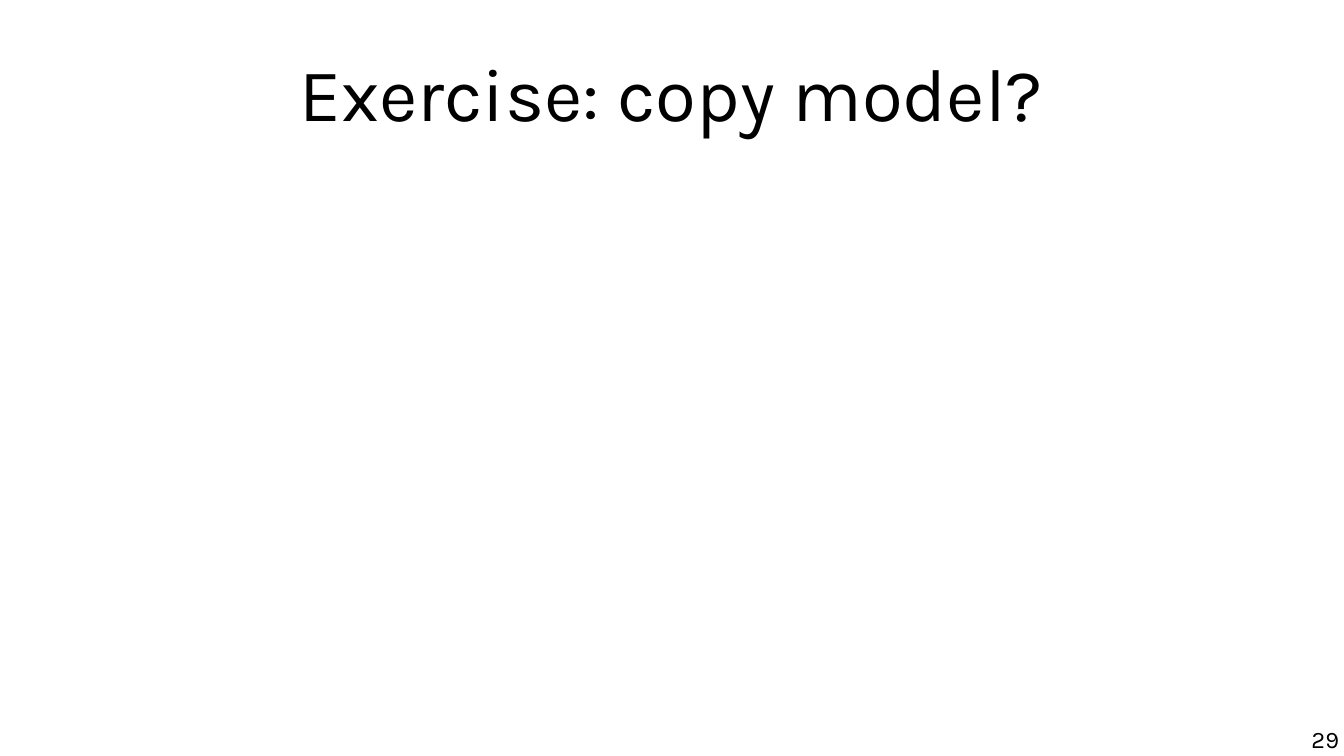
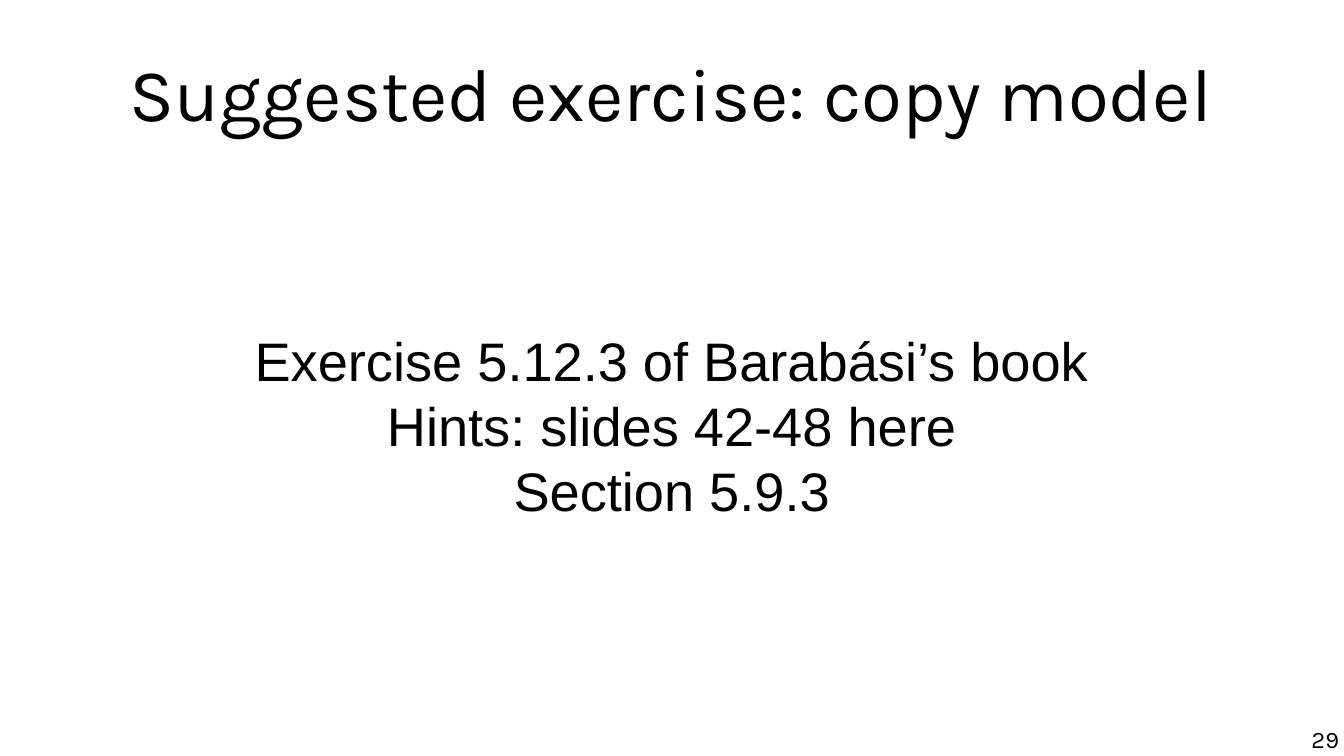
Before and after one commit to chatox/networks-science-course, a slide deck: slide 29 of theory/tt05_preferential_attachment.odp. Drawn at 1344x756 pixels with LibreOffice and Linux fonts; fonts in the diff are those of the drawing. Boxes give left, top, right and bottom in pixels: in the first picture for what was removed or moved away, otherwise in the second. Text is boxed around its words. In the diff, an @@ line names an element or a change of style, - is before the commit and + after.

Commit message:
Suggested exercise

```diff
--- a/theory/tt05_preferential_attachment.odp
+++ b/theory/tt05_preferential_attachment.odp
@@ title at (130, 69, 1212, 139): text changed @@
-Exercise: copy model?
+Suggested exercise: copy model
@@ text added at (255, 341, 1088, 512), 32 pt, text #000000 @@
+Exercise 5.12.3 of Barabási’s book
+Hints: slides 42-48 here
+Section 5.9.3
```
Also in this commit, not shown: 5 other slides changed.
